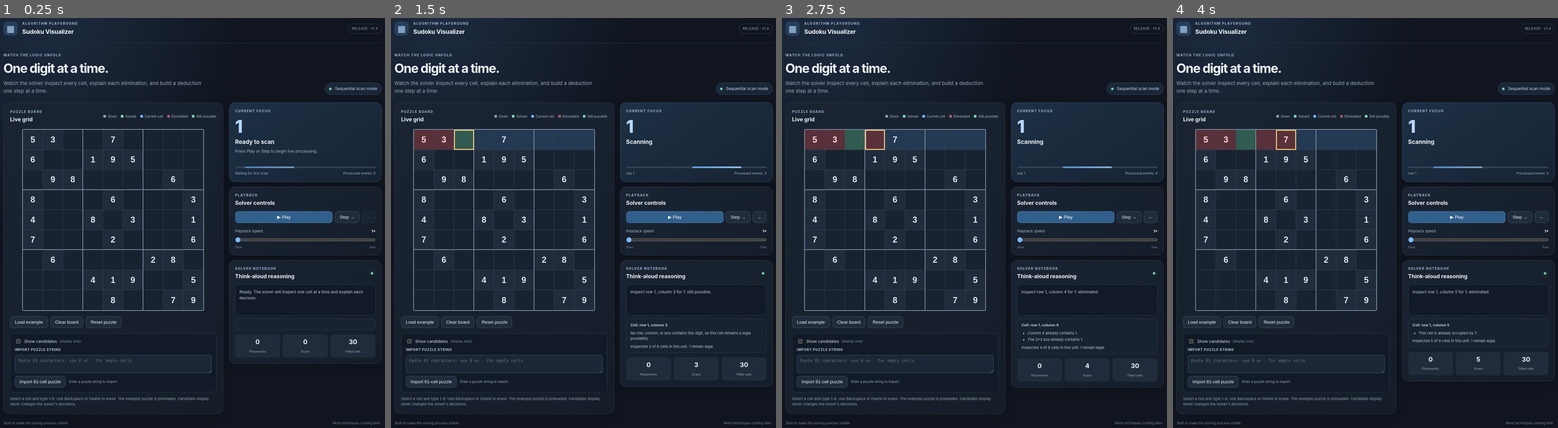
Above: before the commit, frames 1-4 (left to right).
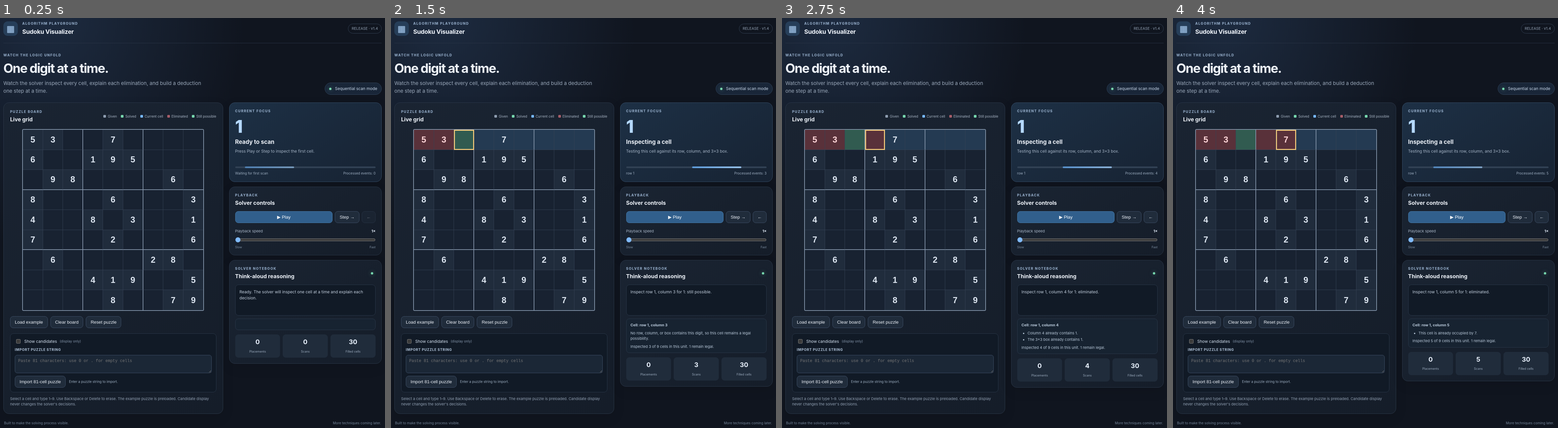
Above: after the commit, the same moments.

Repository: emac75camera/Sudoku-Visualizer
Game: browser game, page index.html
Same seed, same stepped clock (60 frames per second), same inputs: the game is played once before the commit and once after it.
Inputs:
- Up to frame 1 (0.25 s): no input
- Up to frame 2 (1.5 s): click "▶ Play" at 0.27 s; hold Right from 1.03 s (still down); tap Space at 1.1 s
- Up to frame 3 (2.75 s): release Right at 1.53 s; hold Left 1.58-2.15 s; tap Space at 1.6, 2.1, 2.6 s; hold Right from 2.2 s (still down); tap Ctrl at 2.52 s
- Up to frame 4 (4 s): release Right at 2.87 s; hold Left 2.92-3.35 s; tap Space at 3.1, 3.6 s; click "▶ Play" at 3.27 s; hold Right 3.4-3.9 s; hold Left from 3.95 s (still down)

The runs differ from the first frame. In frame 1, less than 0.1% of the frame differs, in the area x 71-83%, y 32-34%; in frame 2, 0.2%, in the area x 61-88%, y 29-34%; in frame 3, 0.2%; in frame 4, 0.2%.

Commit message:
Polish reasoning step labels

Diff:
--- a/app.js
+++ b/app.js
@@ -125,8 +125,8 @@
       boardEl.appendChild(cell);
     }
     $("focusNumber").textContent=s.digit||"—";
-    $("focusTitle").textContent=({intro:"Ready to scan",scan:"Checking a unit",place:"Placement found",stuck:"Scan method stuck",contradiction:"Contradiction detected",complete:"Puzzle complete"})[s.kind]||"Scanning";
-    $("focusDescription").textContent=({intro:"Press Play or Step to begin live processing.",scan:"One unit was just checked. The next check has not been calculated yet.",place:"A unique legal location was fo …(200 unchanged characters)…
+    $("focusTitle").textContent=({intro:"Ready to scan",inspect:"Inspecting a cell",conclusion:"Deduction found","unit-result":"Unit checked",place:"Placement found",stuck:"Scan method stuck",contradiction:"Contradiction detected",complete:"Puzzle complete"})[s.kind]||"Scanning";
+    $("focusDescription").textContent=({intro:"Press Play or Step to inspect the first cell.",inspect:"Testing this cell against its row, column, and 3×3 box.",conclusion:"All nine cells were checked. Exactly one legal location remains.","unit-result":"The unit has been fully inspected.",place:"A unique legal location was fo …(200 unchanged characters)…
     $("scanUnit").textContent=s.type?unitName(s.type,s.unit):({complete:"All 81 cells filled",stuck:"No forced placement",contradiction:"Invalid completion path",intro:"Waiting for first scan"})[s.kind]||"";
     $("stepCount").textContent=`Processed events: ${stepIndex}`;
     $("reasoning").textContent=s.message;
